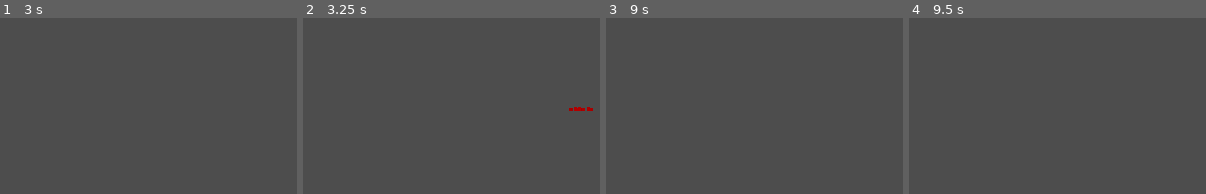
Above: before the commit, frames 1-4 (left to right).
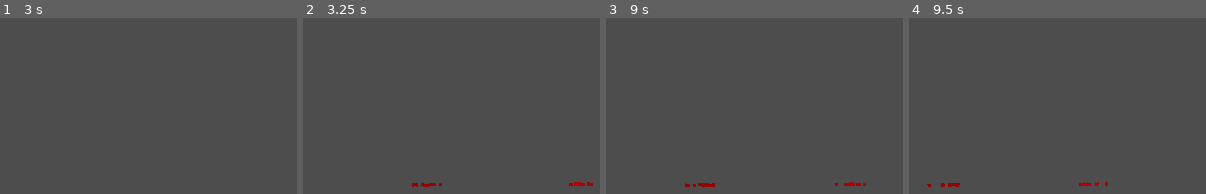
Above: after the commit, the same moments.

Repository: zzzcta/BloodRunner
Game: Godot game, scene res://Mapas/test.tscn
Two runs of this game, one before a commit and one after it. Both use one fixed random seed, a clock stepped at 60 frames per second and the inputs below. The project has no main scene, so this scene is started directly.
Inputs (mouse positions are in pixels of both pictures, inside the frame that each line leads up to):
- Up to frame 1 (3 s): tap Enter at 0.5, 2 s; move the mouse to (outside the picture) at 0.52 s; hold D (move_right) 0.53-2.03 s; tap Space (jump) at 0.6, 0.77, 1.07, 1.25, 1.52, 1.55, 1.82, 2.3, 2.75 s; move the mouse to (outside the picture) at 1.27 s; click (outside the picture) at 1.35 s; move the mouse to (outside the picture) at 2.02 s; hold A (move_left) 2.03-2.78 s; right-click (outside the picture) at 2.1 s; move the mouse to (outside the picture) at 2.77 s; hold D (move_right) from 2.78 s (still down); tap Q (transform) at 2.85 s
- Up to frame 2 (3.25 s): keep holding D (move_right); tap Space (jump) at 3.02, 3.05 s
- Up to frame 3 (9 s): tap Space (jump) at 3.32, 3.6, 3.77, 4.07, 4.52, 4.55, 4.82, 5.3, 6.02, 6.05, 6.32, 6.6, 6.77, 7.07, 7.25, 7.52, 7.55, 7.82, 8.3 s; move the mouse to (outside the picture) at 3.52 s; move the mouse to (733, 130) at 4.27 s; release D (move_right) at 4.28 s; hold A (move_left) 4.28-5.03 s; click (733, 130) at 4.35 s; move the mouse to (outside the picture) at 5.02 s; hold D (move_right) 5.03-5.78 s; right-click (outside the picture) at 5.1 s; move the mouse to (828, 93) at 5.77 s; hold A (move_left) 5.78-7.28 s; tap Q (transform) at 5.85, 8.85 s; tap Enter at 6.5 s; move the mouse to (outside the picture) at 6.52 s; move the mouse to (outside the picture) at 7.27 s; hold D (move_right) from 7.28 s (still down); click (outside the picture) at 7.35 s; move the mouse to (outside the picture) at 8.02 s; right-click (outside the picture) at 8.1 s; move the mouse to (outside the picture) at 8.77 s
- Up to frame 4 (9.5 s): keep holding D (move_right); tap Space (jump) at 9.02, 9.05, 9.32 s

Frame 1 is identical in both runs. In frame 2, 0.4% of the frame differs, in the area x 36-98%, y 50-97%; in frame 3, 0.3%; in frame 4, 0.3%.
Error before the commit: Invalid assignment of property or key 'is_base_attacking' with value of type 'bool' on a base object of type 'CharacterBody2D (Player)'. (res://_Scripts/player…
Error after the commit: Invalid call. Nonexistent function 'jump' in base 'CharacterBody2D (Player)'. (res://_Scripts/player/jump_state.gd:10)

Commit message:
Update jump_state.gd

Diff:
--- a/_Scripts/player/jump_state.gd
+++ b/_Scripts/player/jump_state.gd
@@ -4,7 +4,10 @@
 
 	super.enter()
 
-	actor.play_animation("jump")
+	actor.play_animation("Jump")
+
+	if actor.is_on_floor():
+		actor.jump()
 
 	actor.on_air = true
 
@@ -14,27 +17,18 @@
 
 func physics_update(delta: float) -> void:
 
-	# No se me ocurre de otra para moverte mientras saltes sin copiar pegar el de move
-
-	var jump_input_direction: float = Input.get_axis("move_left", "move_right")
-
-	if jump_input_direction != 0:
-		actor.velocity.x = jump_input_direction * actor.speed
-		actor.flip_sprite(jump_input_direction < 0)
-
-	if actor.is_on_floor():
-		actor.velocity.y -= actor.jump_force
 
 	actor.apply_gravity(delta)
 
 	actor.move()
+
+	actor.move_and_slide()
 
 	if actor.is_on_floor() and actor.velocity.x == 0:
 		transition_to("idle")
 
 	if actor.is_on_floor() and (abs(actor.velocity.x) > 0):
 		transition_to("move")
-
 
 func handle_input(_event: InputEvent) -> void:
 
